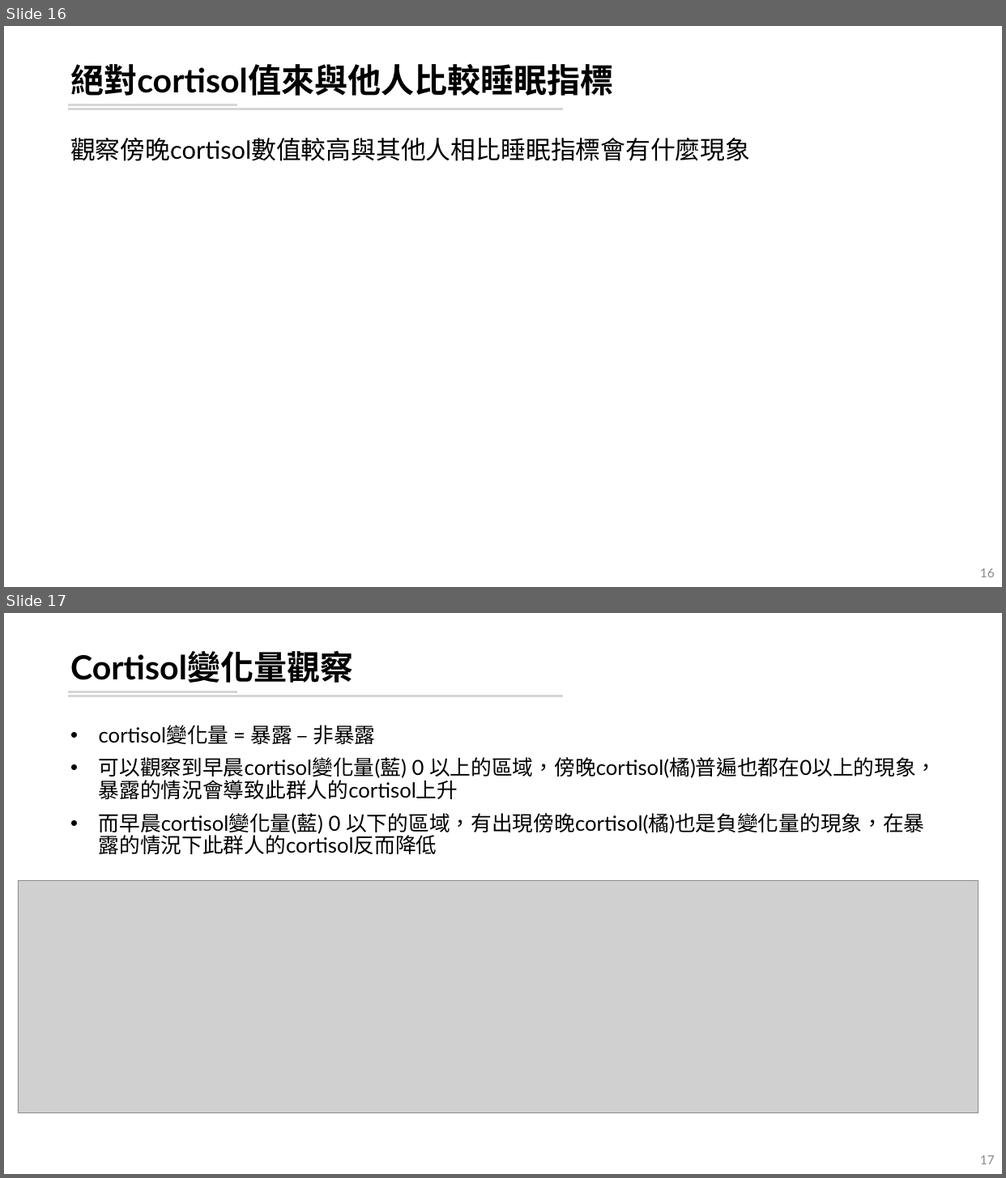
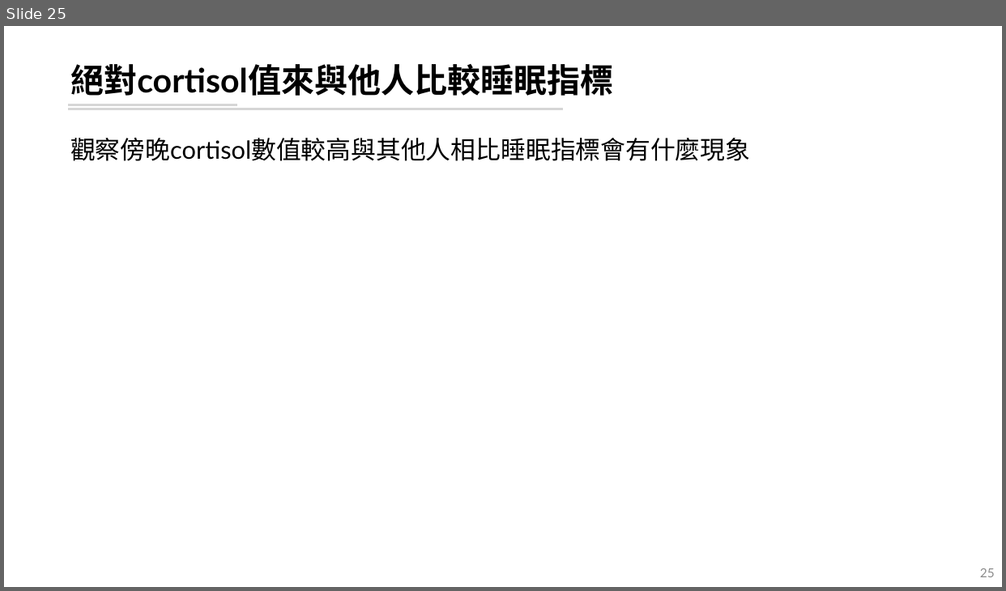
Before and after one commit to leooel97895750/REM_DataMining, a slide deck: 20210804_REM分析.pptx. Shown one above the other, each under a label of ours: slides 16 and 17 before the commit, slide 25 after it. The pictures are 1006x1178 and 1006x591 pixels, drawn with LibreOffice and Linux fonts; fonts in the diff are those of the drawing; grey boxes stand for pictures. Boxes give left, top, right and bottom in pixels: in the first picture for what was removed or moved away, otherwise in the second. Text is boxed around its words. In the diff, an @@ line names an element or a change of style, - is before the commit and + after.

```diff
--- a/20210804_REM分析.pptx
+++ b/20210804_REM分析.pptx
@@ slide 17 removed at (4, 613, 1002, 1174), background #FFFFFF; not listed: 2 template elements that a slide beside it also shows @@
@@ title removed at (70, 651, 353, 683) @@
-Cortisol變化量觀察
@@ text removed at (99, 725, 937, 854) @@
-• cortisol變化量 = 暴露 – 非暴露
-• 可以觀察到早晨cortisol變化量(藍) 0 以上的區域，傍晚cortisol(橘)普遍也都在0以上的現象，暴露的情況會導致此群人的cortisol上升
-• 而早晨cortisol變化量(藍) 0 以下的區域，有出現傍晚cortisol(橘)也是負變化量的現象，在暴露的情況下此群人的cortisol反而降低
@@ picture removed at (19, 881, 978, 1114) @@
@@ page number removed at (980, 1156, 995, 1165) @@
-17
@@ what was slide 16 is now slide 25 @@
@@ page number at (980, 569, 995, 578): text changed @@
-16
+25
```
Also in this commit, not shown: 6 slides changed, 10 slides added, 2 other slides removed, 5 other files.
